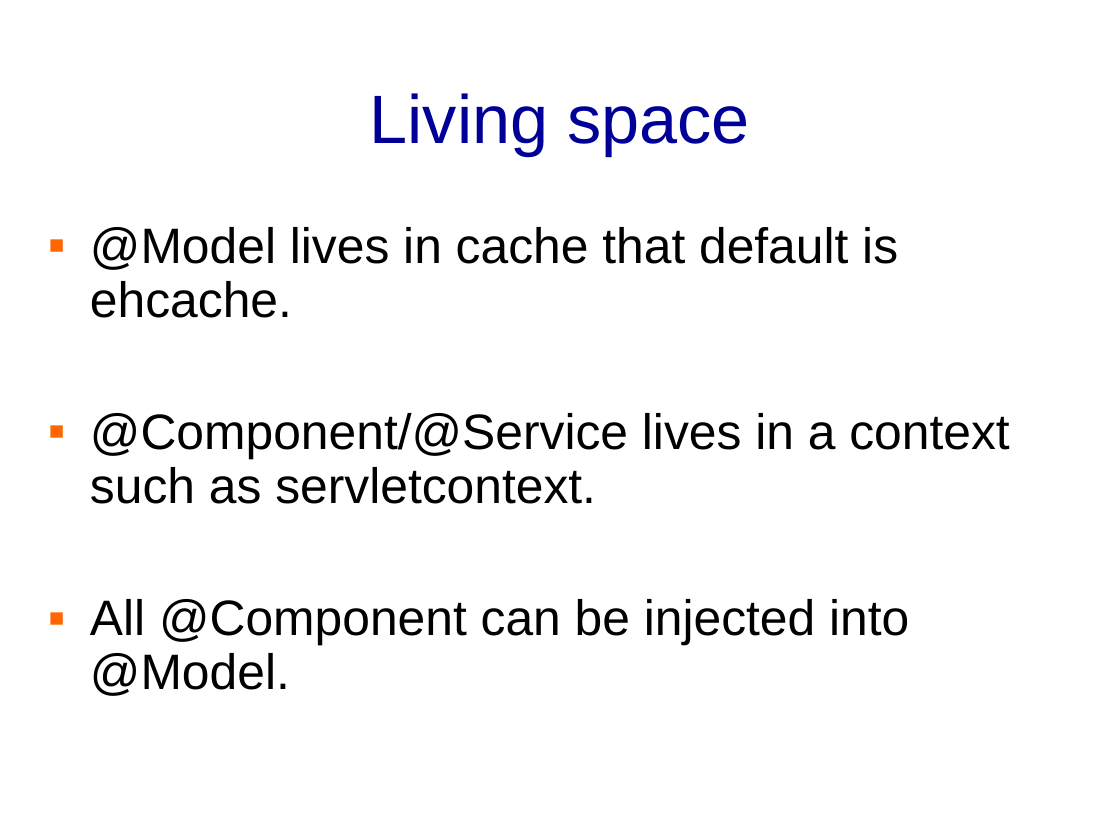
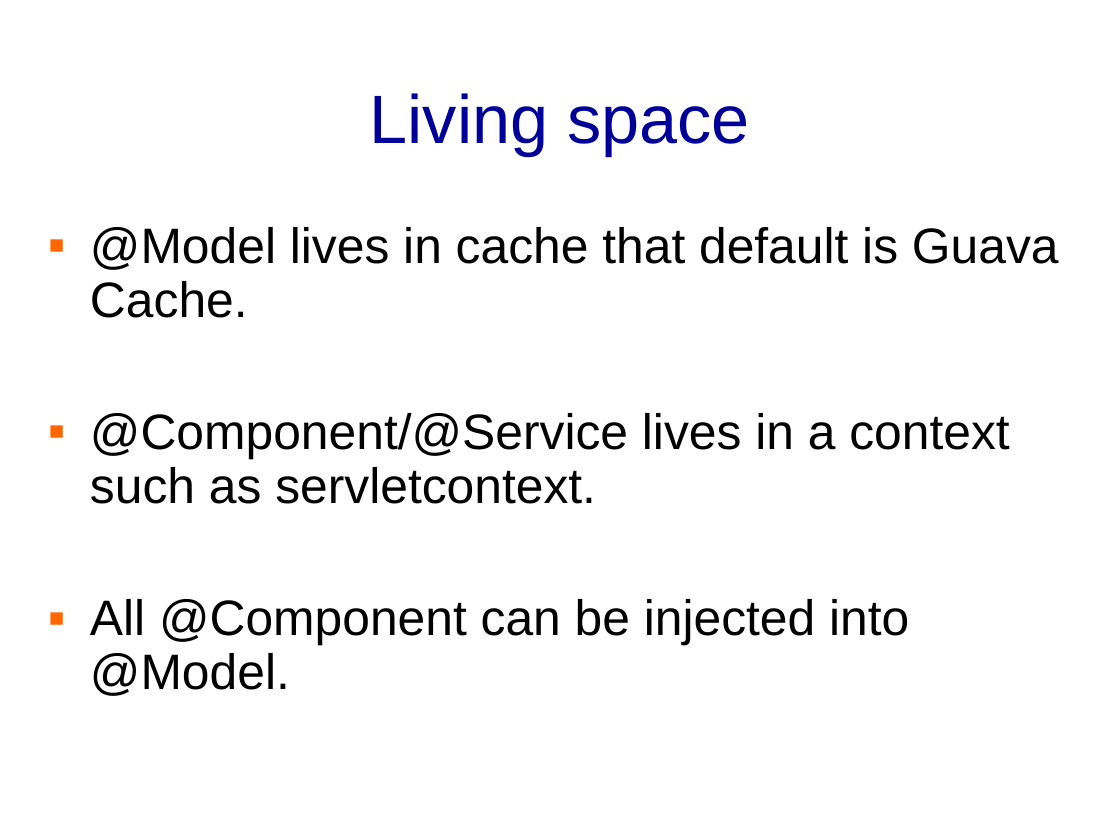
Before and after one commit to banq/jdonframework, a slide deck: slide 52 of doc/english/JdonFramework.ppt. Drawn at 1120x840 pixels with LibreOffice and Linux fonts; fonts in the diff are those of the drawing; background and template pictures are left out. Boxes give left, top, right and bottom in pixels: in the first picture for what was removed or moved away, otherwise in the second. Text is boxed around its words. In the diff, an @@ line names an element or a change of style, - is before the commit and + after.

```diff
--- a/doc/english/JdonFramework.ppt
+++ b/doc/english/JdonFramework.ppt
@@ text at <box>90,227,1059,318</box>: text changed @@
-▪ @Model lives in cache that default is ehcache.
+▪ @Model lives in cache that default is Guava Cache.
```
Also in this commit, not shown: 1 other slide changed, 19 other files.
